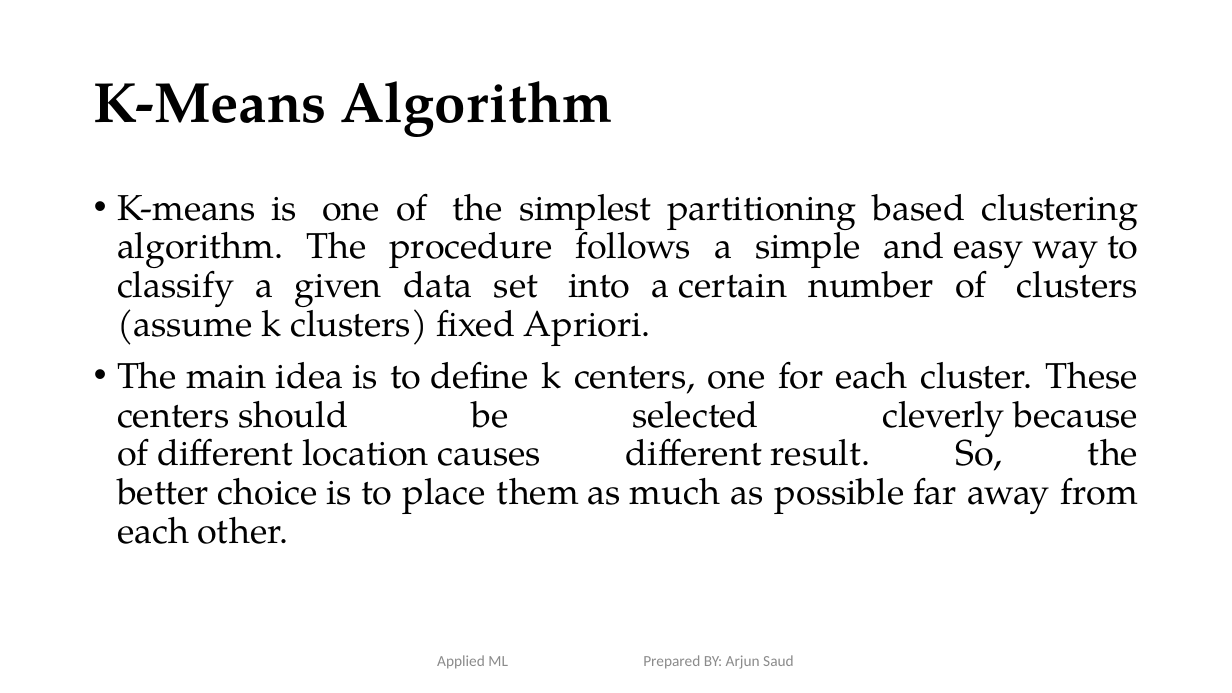
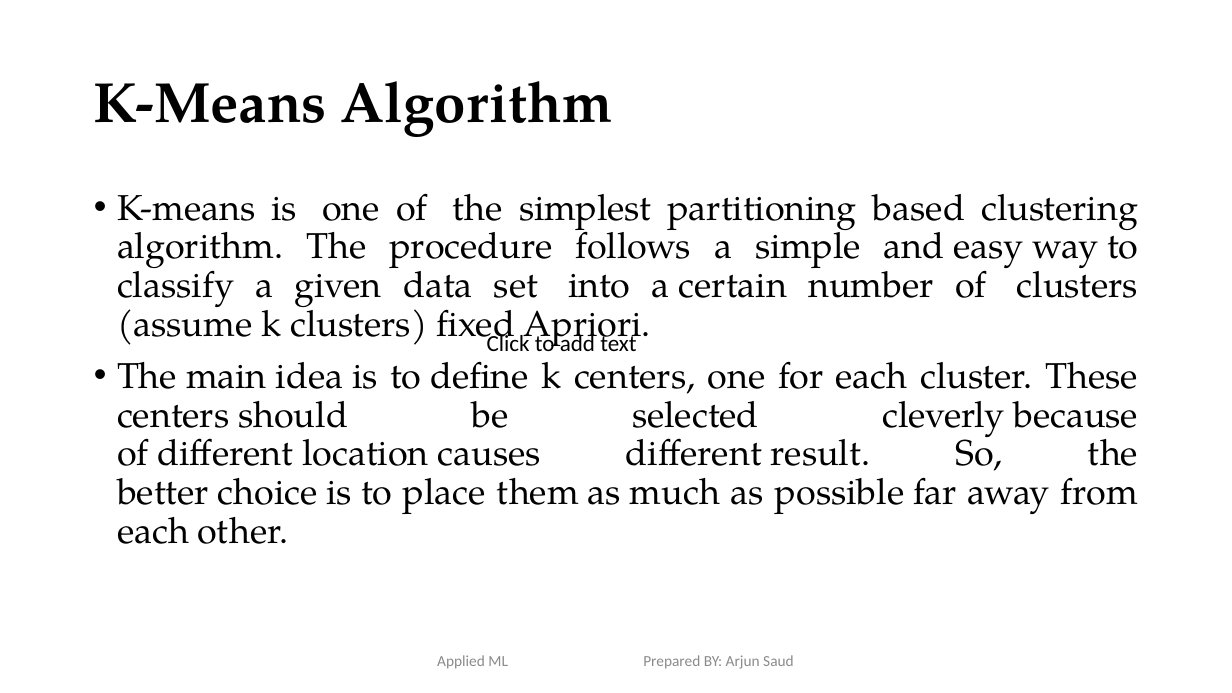
Before and after one commit to iamdurga/Master-in-Data-Science-Study-Materials, a slide deck: slide 10 of Second Semester/Applied Machine Learning/Notes/Unit -3 Unsupervised Learning.pptx. Drawn at 1232x693 pixels with LibreOffice and Linux fonts; fonts in the diff are those of the drawing. Boxes give left, top, right and bottom in pixels: in the first picture for what was removed or moved away, otherwise in the second. Text is boxed around its words. In the diff, an @@ line names an element or a change of style, - is before the commit and + after.

```diff
--- a/Second Semester/Applied Machine Learning/Notes/Unit -3 Unsupervised Learning.pptx
+++ b/Second Semester/Applied Machine Learning/Notes/Unit -3 Unsupervised Learning.pptx
@@ text added at bbox=[487, 331, 636, 351], 18 pt, text #000000 @@
+Click to add text
```
Also in this commit, not shown: 1 other slide changed, 38 other files.
